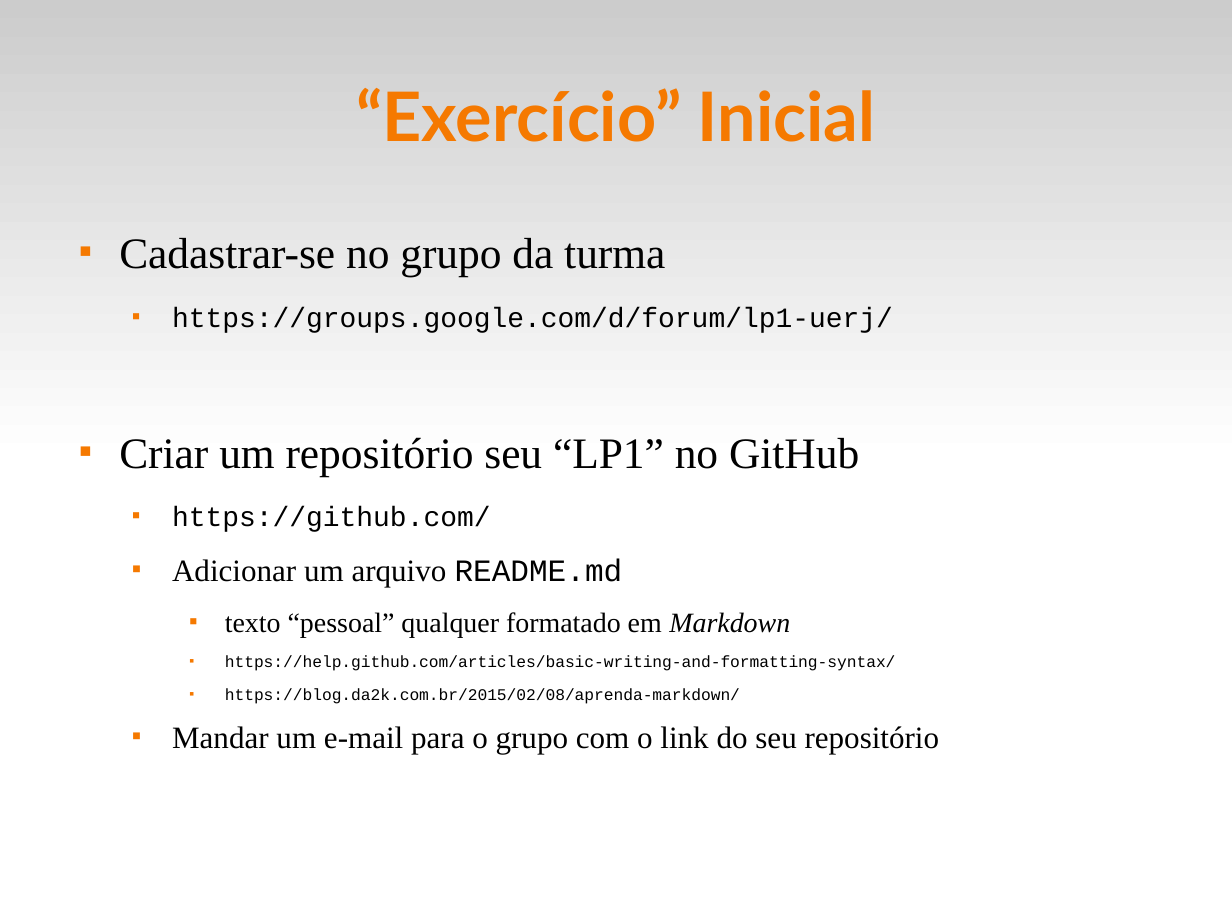
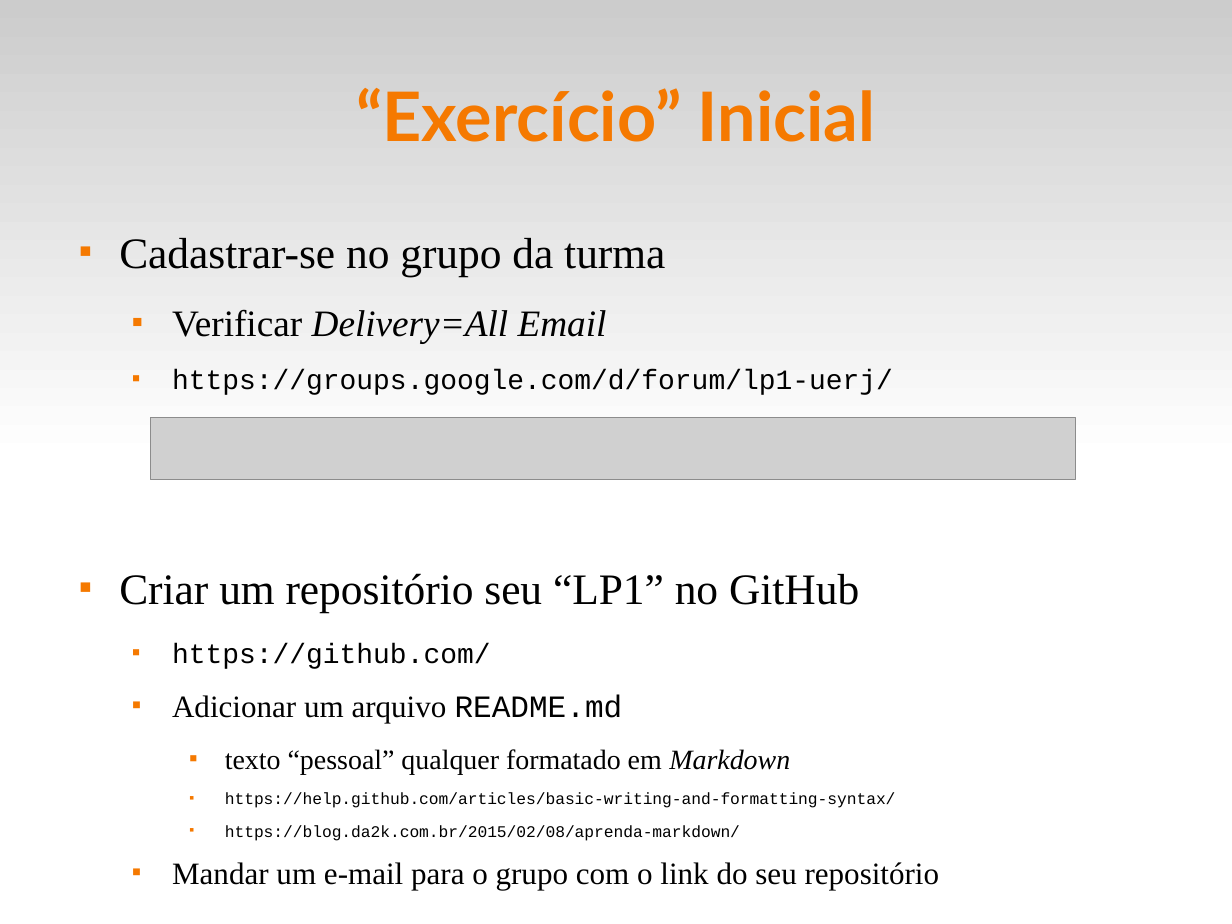
Before and after one commit to fsantanna-uerj/LP1, a slide deck: slide 8 of Slides/lp1-00-intro.odp (slide 10 before the commit). Drawn at 1232x924 pixels with LibreOffice and Linux fonts; fonts in the diff are those of the drawing; grey boxes stand for pictures. Boxes give left, top, right and bottom in pixels: in the first picture for what was removed or moved away, otherwise in the second. Text is boxed around its words. In the diff, an @@ line names an element or a change of style, - is before the commit and + after.

```diff
--- a/Slides/lp1-00-intro.odp
+++ b/Slides/lp1-00-intro.odp
@@ text at <box>172,309,607,343</box>: paragraph added @@
+  ■ Verificar Delivery=All Email
@@ picture added at <box>151,417,1075,480</box> @@
```
Also in this commit, not shown: 8 other slides changed, 1 slide added, 2 slides removed, 3 other files.
